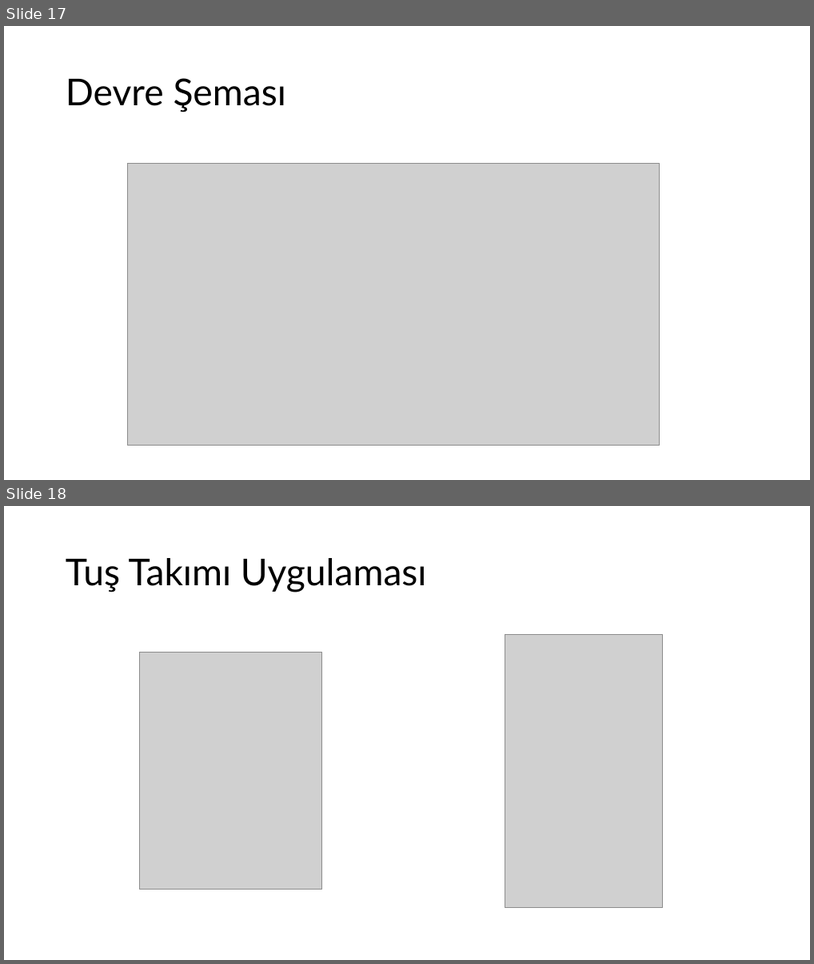
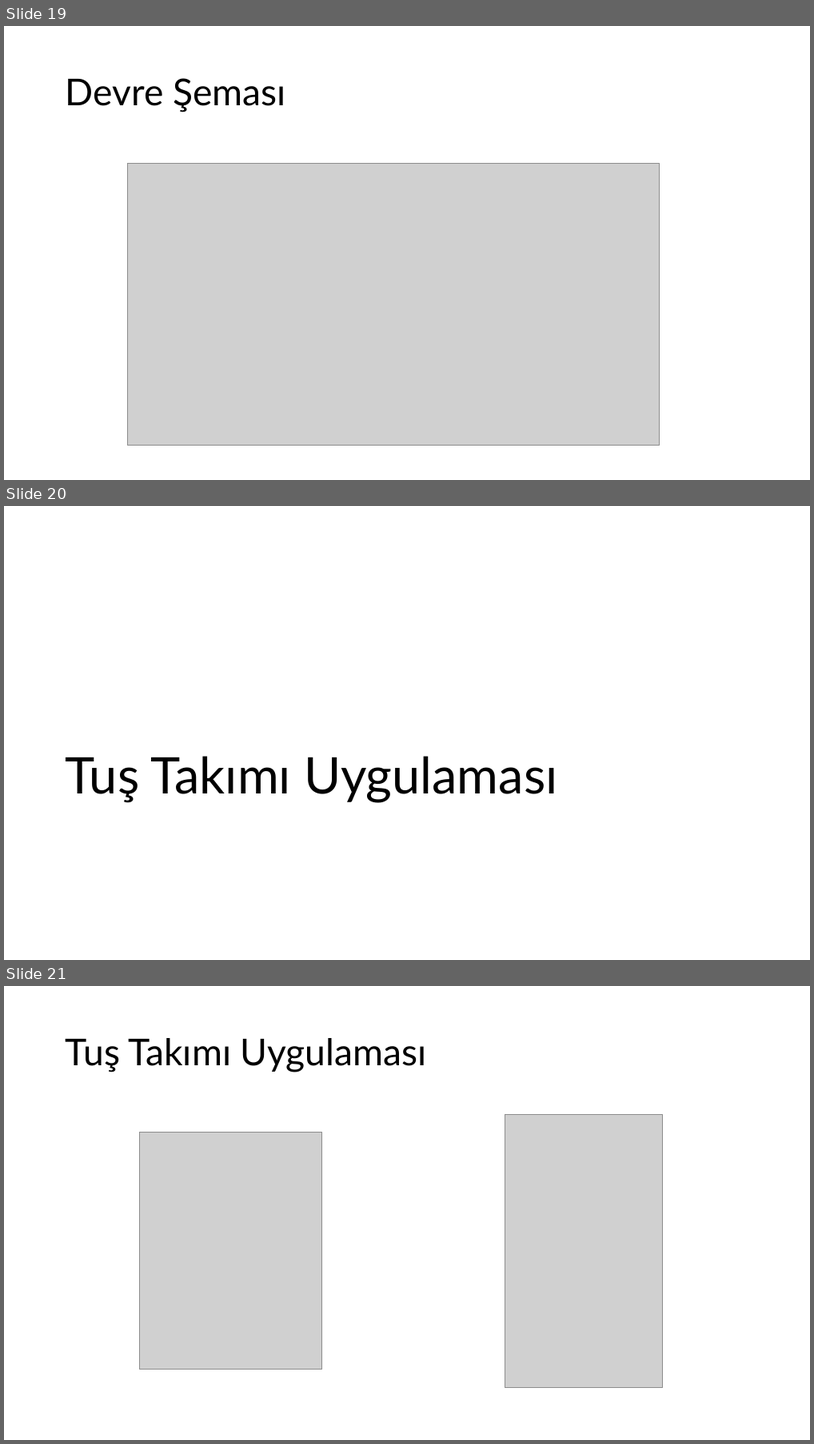
Before and after one commit to omeroztrk/deneyap_kart_egitimleri, a slide deck: Ders 2/Ders 2.pptx. Shown one above the other, each under a label of ours: slides 17 and 18 before the commit, slides 19, 20 and 21 after it. The pictures are 814x964 and 814x1444 pixels, drawn with LibreOffice and Linux fonts; fonts in the diff are those of the drawing; grey boxes stand for pictures; background and template pictures are left out. Boxes give left, top, right and bottom in pixels: in the first picture for what was removed or moved away, otherwise in the second. Text is boxed around its words. In the diff, an @@ line names an element or a change of style, - is before the commit and + after.

```diff
--- a/Ders 2/Ders 2.pptx
+++ b/Ders 2/Ders 2.pptx
@@ slide 20 added at [4,506,810,960], background picture (left out); not listed: 2 template elements that a slide beside it also shows @@
@@ title added at [65,756,558,803], 60 pt, text #000000 @@
+Tuş Takımı Uygulaması
@@ what was slide 17 is now slide 19 @@
@@ what was slide 18 is now slide 21 @@
```
Also in this commit, not shown: 2 other slides added, 1 other file.
